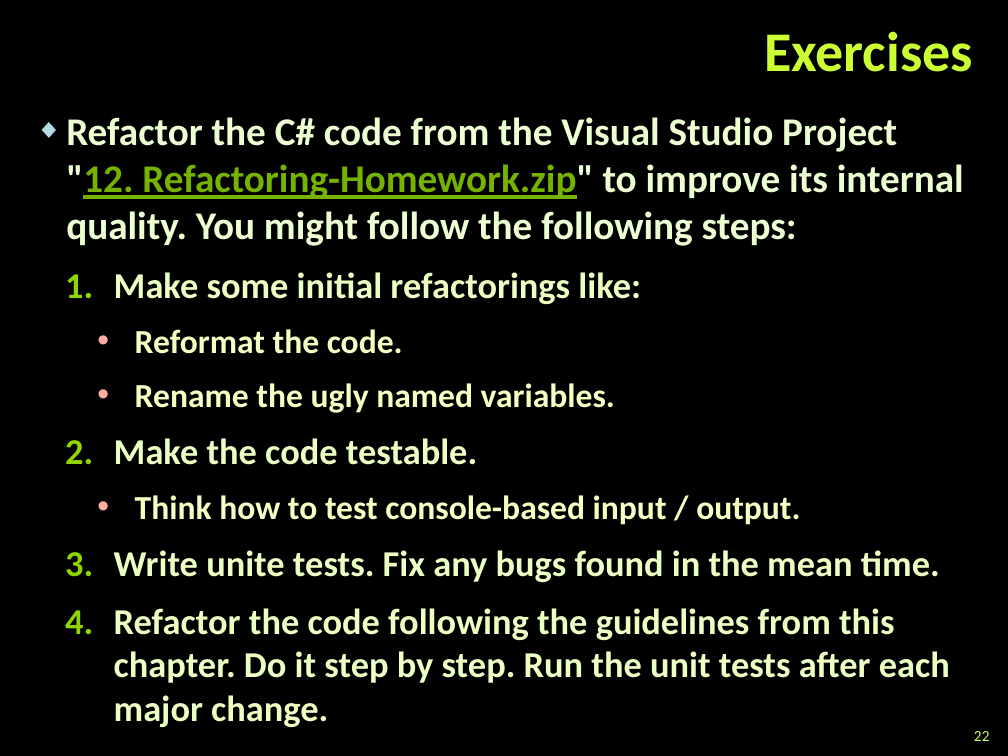
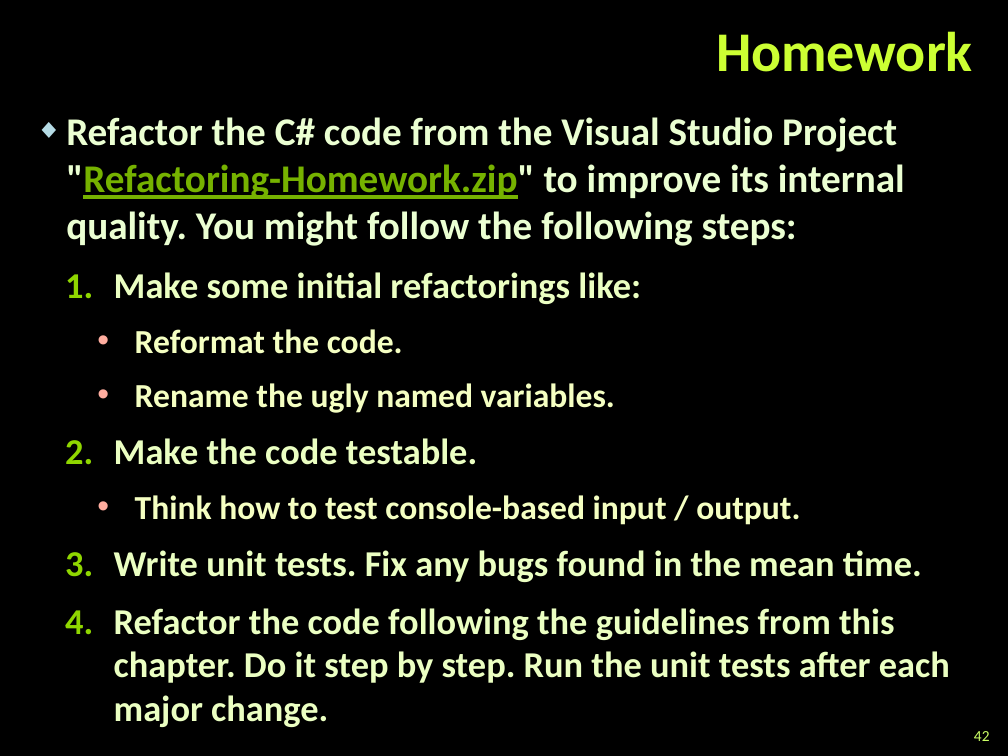
Before and after one commit to martin-nikolov/Telerik-Academy, a slide deck: slide 42 of Programming with C#/4. C# High-Quality Code/12. Refactoring/Refactoring.pptx (slide 22 before the commit). Drawn at 1008x756 pixels with LibreOffice and Linux fonts; fonts in the diff are those of the drawing; background and template pictures are left out. Boxes give left, top, right and bottom in pixels: in the first picture for what was removed or moved away, otherwise in the second. Text is boxed around its words. In the diff, an @@ line names an element or a change of style, - is before the commit and + after.

```diff
--- a/Programming with C#/4. C# High-Quality Code/12. Refactoring/Refactoring.pptx
+++ b/Programming with C#/4. C# High-Quality Code/12. Refactoring/Refactoring.pptx
@@ title at [716,31,973,72]: text changed @@
-Exercises
+Homework
@@ text at [66,117,905,246]: text changed @@
-◆ Refactor the C# code from the Visual Studio Project "12. Refactoring-Homework.zip" to improve its internal quality. You might follow the following steps:
+◆ Refactor the C# code from the Visual Studio Project "Refactoring-Homework.zip" to improve its internal quality. You might follow the following steps:
@@ text at [114,550,922,582]: text changed @@
-  3. Write unite tests. Fix any bugs found in the mean time.
+  3. Write unit tests. Fix any bugs found in the mean time.
@@ page number at [974,731,990,741]: text changed @@
-22
+42
```
Also in this commit, not shown: 10 other slides changed, 23 slides added, 3 slides removed, 9 other files.
